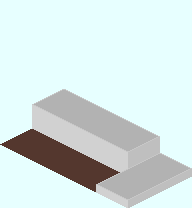
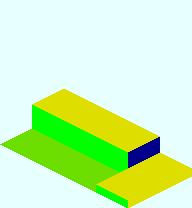
Layer changes from the first 192 × 208 image to the second:
renamed "Wall" to "Def", painted on it over [0, 89, 192, 208]
